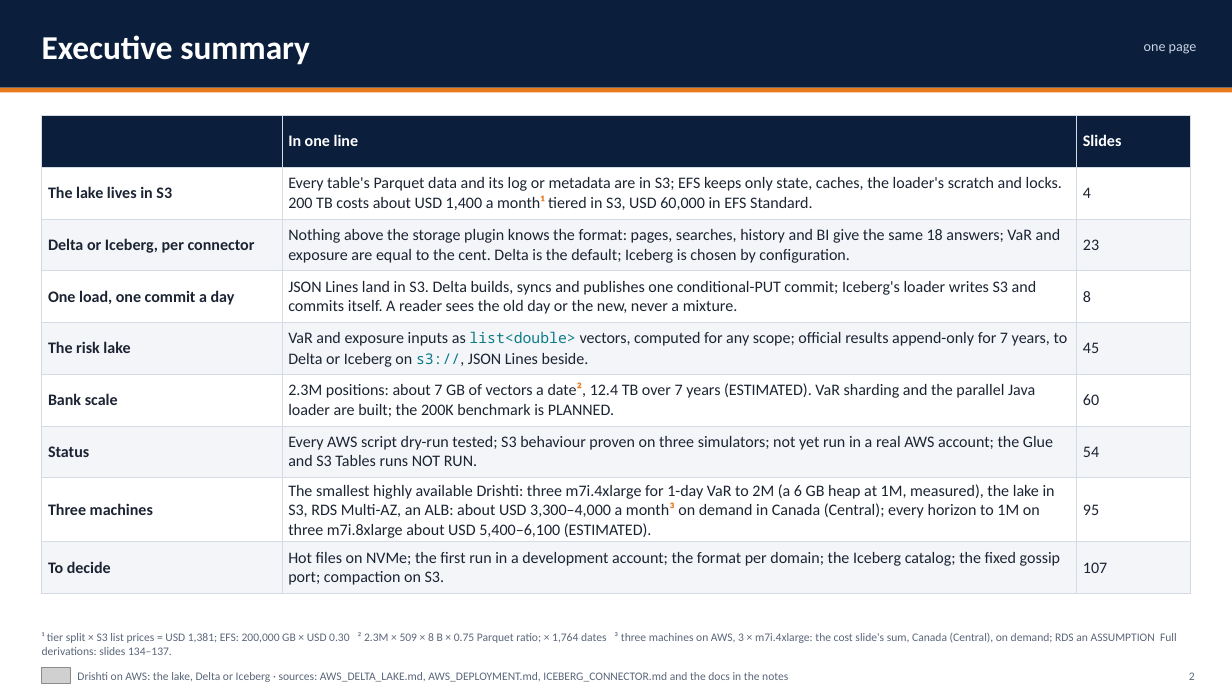
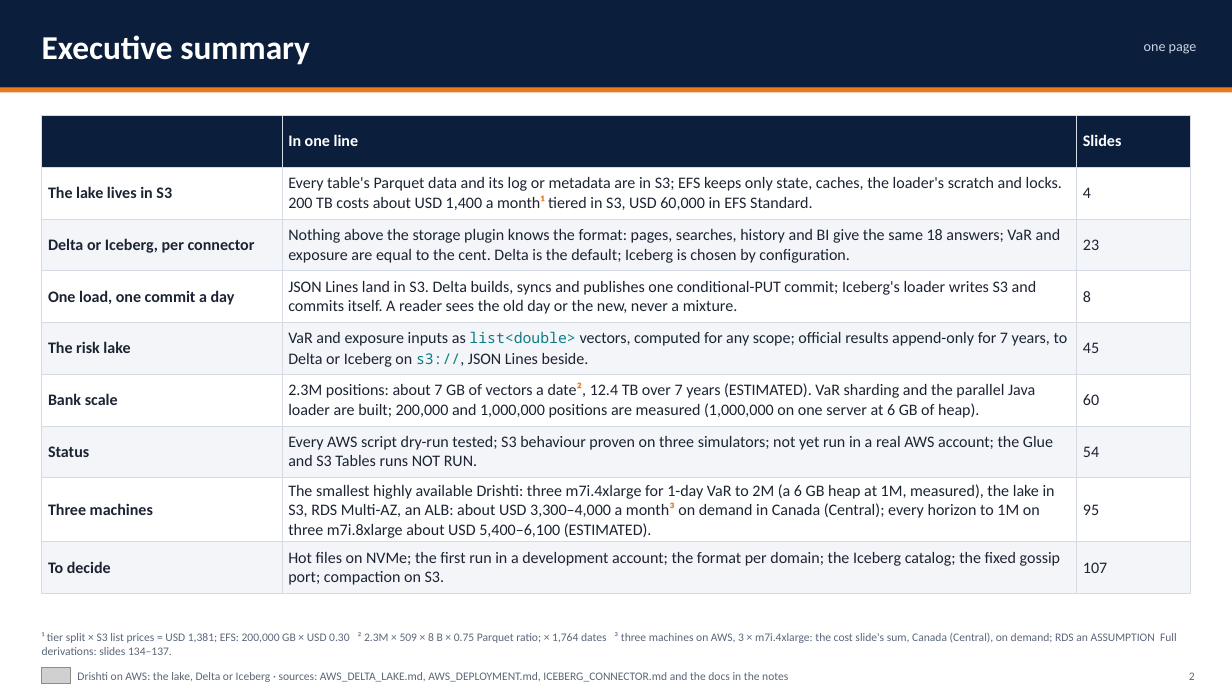
Before and after one commit to ajsinha/drishti, a slide deck: slide 2 of docs/publications/Drishti-on-AWS.pptx. Drawn at 1232x693 pixels with LibreOffice and Linux fonts; fonts in the diff are those of the drawing; grey boxes stand for pictures. Boxes give left, top, right and bottom in pixels: in the first picture for what was removed or moved away, otherwise in the second. Text is boxed around its words. In the diff, an @@ line names an element or a change of style, - is before the commit and + after.

Commit message:
Drill: stop at once when the console environment is missing (a new worktree), naming the remedy; decks: hot-dates 10 (least recently used first, under a byte safety net), the 200K and 1M benchmarks measured on Delta (Iceberg at that scale planned), the VaR Playground no longer listed as planned

```diff
--- a/docs/publications/Drishti-on-AWS.pptx
+++ b/docs/publications/Drishti-on-AWS.pptx
@@ table at <box>42,116,1190,589</box> @@
-row 6, column 2: 2.3M positions: about 7 GB of vectors a date², 12.4 TB over 7 years (ESTIMATED). VaR sharding and the parallel Java loader are built; the 200K benchmark is PLANNED.
+row 6, column 2: 2.3M positions: about 7 GB of vectors a date², 12.4 TB over 7 years (ESTIMATED). VaR sharding and the parallel Java loader are built; 200,000 and 1,000,000 positions are measured (1,000,000 on one server at 6 GB of heap).
```
Also in this commit, not shown: 3 other slides changed, 2 other files.
